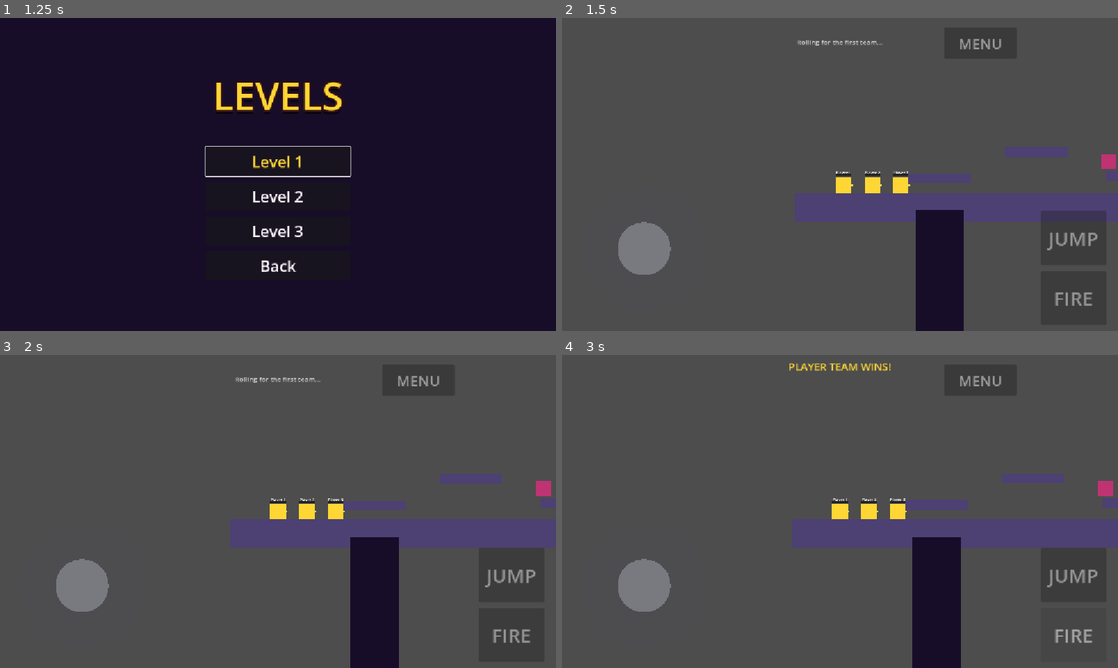
Above: before the commit, frames 1-4 (two rows, left to right).
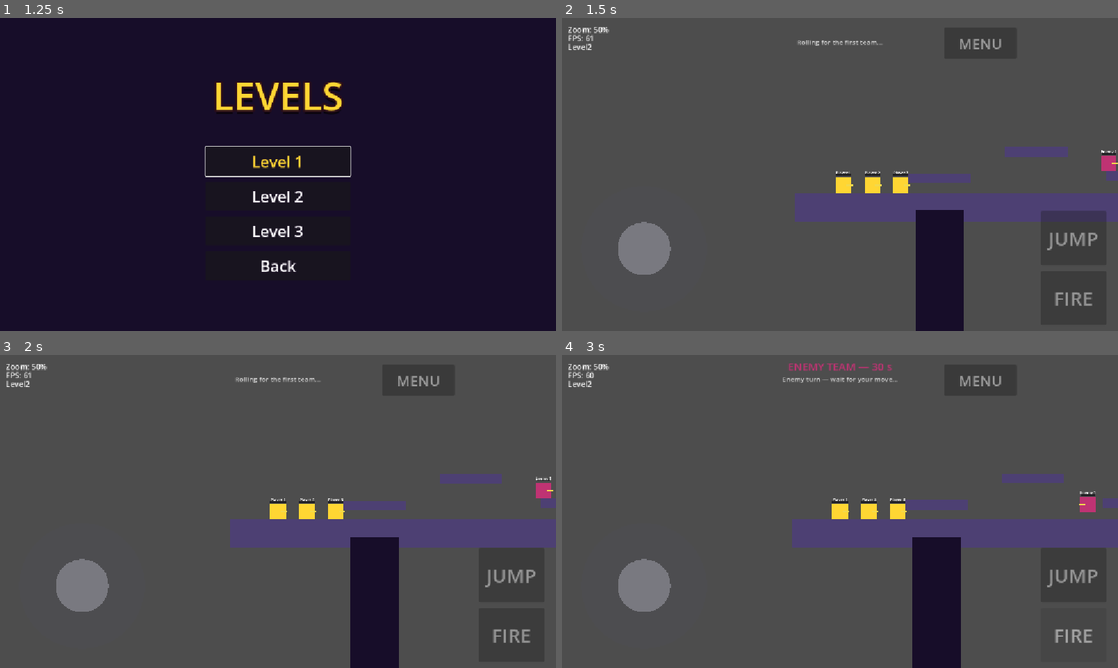
Above: after the commit, the same moments.

Repository: SDVGames-Studio/forms
Game: Godot game, scene res://Main.tscn
Same seed, same stepped clock (60 frames per second), same inputs: the game is played once before the commit and once after it.
Inputs:
- Up to frame 1 (1.25 s): click "New game" at 0.5 s
- Up to frame 2 (1.5 s): click "Level 2" at 1.25 s
- Up to frame 3 (2 s): no input
- Up to frame 4 (3 s): click "JUMP" at 2 s; click "FIRE" at 2.75 s

Frame 1 is identical in both runs. In frame 2, 0.2% of the frame differs, in the area x 1-100%, y 2-49%; in frame 3, 0.3%; in frame 4, 1.0%, in the area x 1-100%, y 2-51%.
Error before the commit: Parse Error: Identifier "_cooldown_left" not declared in the current scope. (res://Npc.gd:183)

Commit message:
fix: fresh level state — declare undeclared variables that broke NPC/OSD scripts (#95)
Npc.gd used _cooldown_left without declaring it and had an untyped
inference error at line 232; OSD.gd used _level_label without declaring
it. With Npc.gd failing to parse, NPCs spawned without the enemy_team
group, so _check_win instantly declared the player team the winner on
every level open — the stale victory message from issue #95. Declaring
the missing members restores a completely fresh state each time a level
is opened (verified headless: win -> reopen same level / open another
level -> game_over=false, empty banner, NPCs alive).

Diff:
--- a/Npc.gd
+++ b/Npc.gd
@@ -56,6 +56,7 @@
 var _visual: ColorRect
 var _dead := false
 var _target: Node2D
+var _cooldown_left := 0.0
 var _flank_slot := 0.0  # Per-instance offset so team members spread out.
 ## Issue #66: current aim (view) angle in radians, like Player.gd.
 var view_angle := 0.0
@@ -229,7 +230,7 @@
 	for other in get_tree().get_nodes_in_group("enemy_team"):
 		if other == self:
 			continue
-		var away := global_position.x - other.global_position.x
+		var away: float = global_position.x - other.global_position.x
 		if absf(away) < SEPARATION and absf(global_position.y - other.global_position.y) < 40.0:
 			direction += signf(away) * 0.5
 	velocity.x = clampf(direction, -1.0, 1.0) * SPEED
--- a/OSD.gd
+++ b/OSD.gd
@@ -11,6 +11,7 @@
 
 var _zoom_label: Label
 var _fps_label: Label
+var _level_label: Label
 var _level_name := ""
 
 func _ready() -> void:
